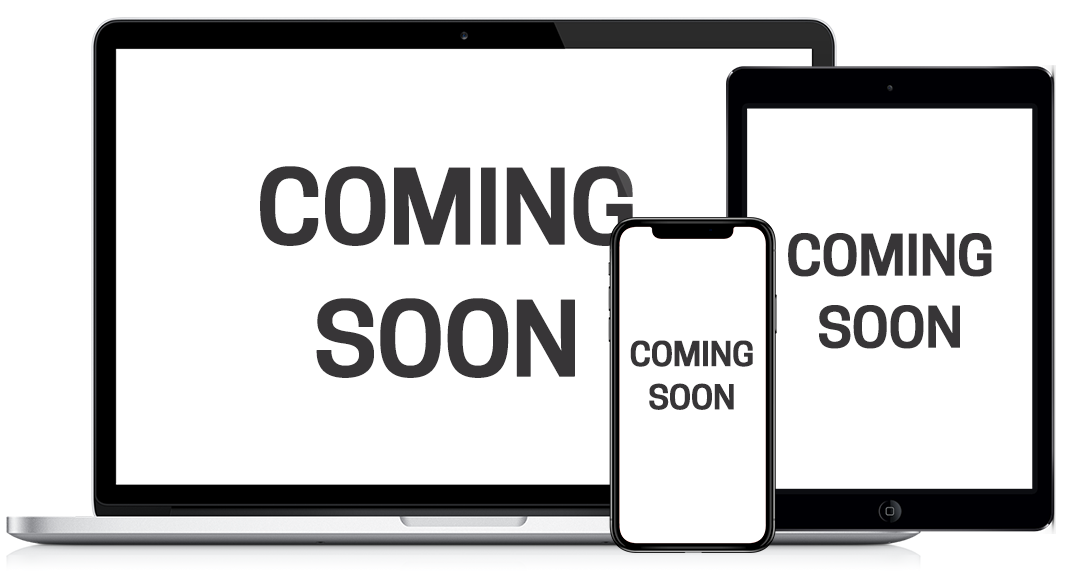
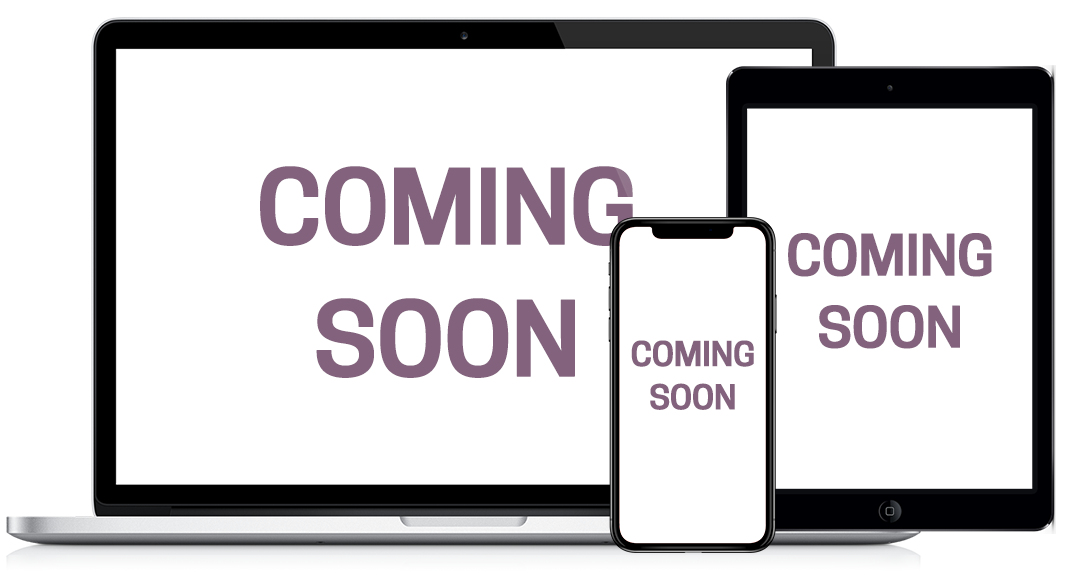
Layer changes from the first 1082x575 image to the second:
painted on "COMING SOON" (1st of 3) over [630, 340, 754, 410]
painted on "COMING SOON" (2nd of 3) over [788, 233, 992, 349]
painted on "COMING SOON" (3rd of 3) over [260, 166, 633, 378]
